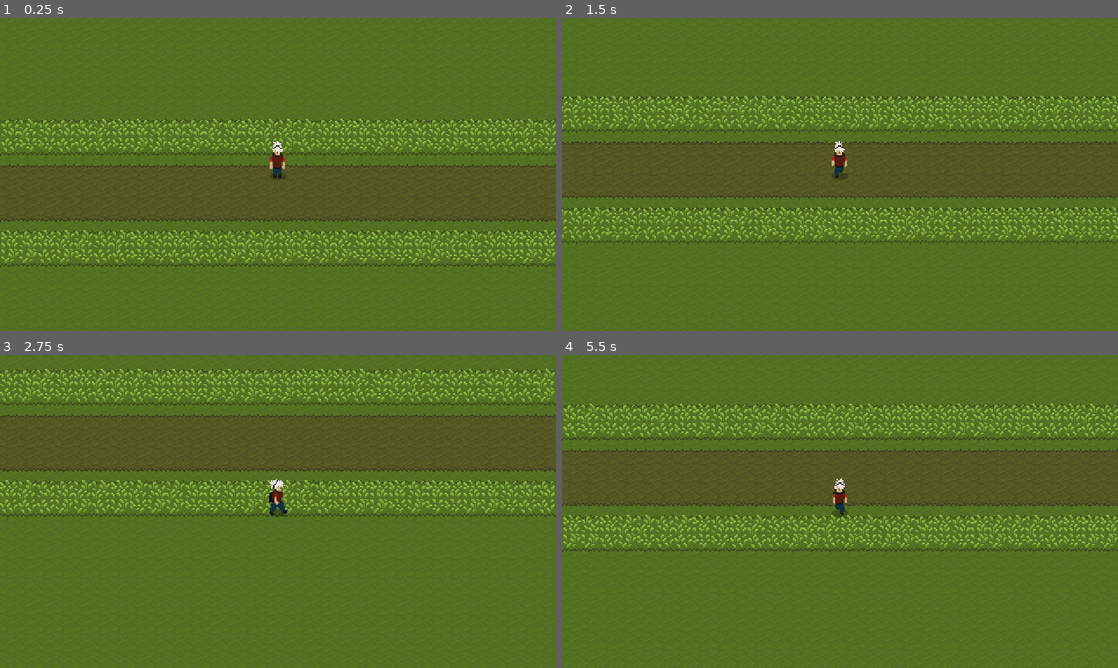
Above: before the commit, frames 1-4 (two rows, left to right).
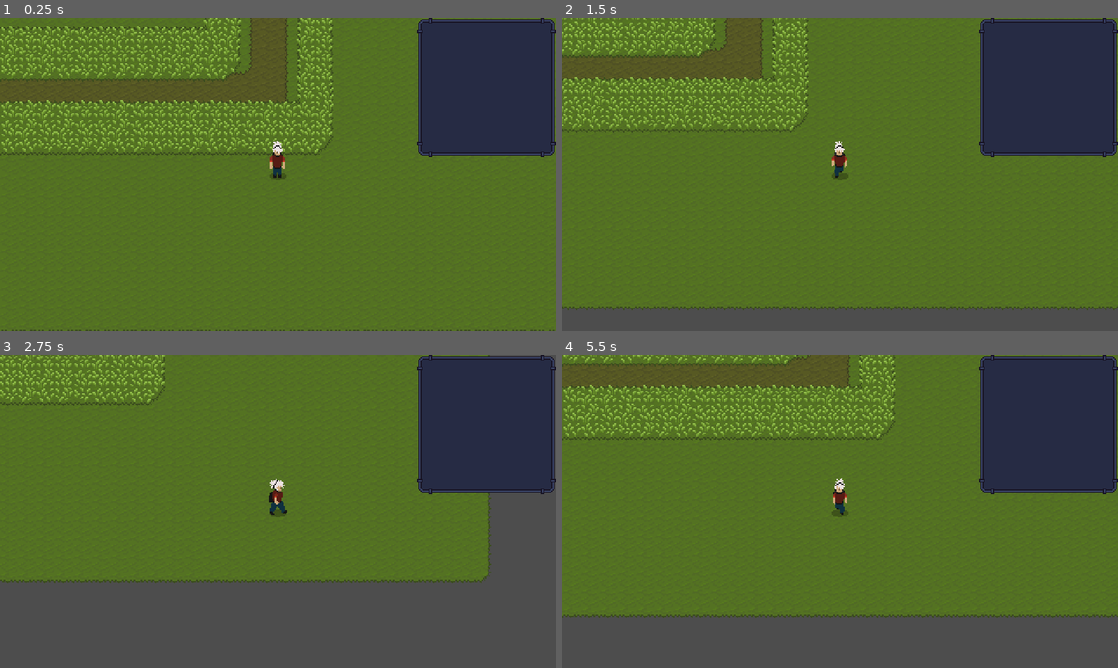
Above: after the commit, the same moments.

Repository: ivangoncharuk/DrawnToMagic
Game: Godot game, scene res://levels/game_level_1.tscn
Two runs of this game, one before a commit and one after it. Both use one fixed random seed, a clock stepped at 60 frames per second and the inputs below. This scene is started directly instead of the project's main scene.
Inputs (mouse positions are in pixels of both pictures, inside the frame that each line leads up to):
- Up to frame 1 (0.25 s): no input
- Up to frame 2 (1.5 s): tap Enter at 0.5 s; move the mouse to (962, 158) at 0.52 s; hold D (right) 0.53-1.28 s; click (962, 158) at 0.67 s; move the mouse to (728, 190) at 1.27 s; hold S (down) from 1.28 s (still down); click (728, 190) at 1.42 s
- Up to frame 3 (2.75 s): move the mouse to (333, 442) at 2.02 s; release S (down) at 2.03 s; hold D (right) from 2.03 s (still down); click (333, 442) at 2.17 s
- Up to frame 4 (5.5 s): move the mouse to (812, 574) at 2.77 s; release D (right) at 2.78 s; hold W (up) 2.78-3.53 s; click (812, 574) at 2.92 s; move the mouse to (1006, 558) at 3.52 s; hold A (left) 3.53-5.03 s; click (1006, 558) at 3.67 s; move the mouse to (673, 464) at 4.27 s; click (673, 464) at 4.42 s; move the mouse to (867, 511) at 5.02 s; hold S (down) from 5.03 s (still down); click (867, 511) at 5.17 s

The runs differ from the first frame. In frame 1, 44% of the frame differs, in the area x 0-100%, y 0-100%; in frame 2, 47%; in frame 3, 62%; in frame 4, 54%.

Commit message:
Added Drawing UI
Added logic so that the player can only draw within the drawing ui on the screen.
Fixes #6

Diff:
--- a/drawing.gd
+++ b/drawing.gd
@@ -1,23 +1,33 @@
 extends Control
 
-@export var line_width := 5
-@export var line_color := Color(1, 1, 1, 1)
+@export var line_width = 10
+@export var line_color = Color(1, 1, 1, 1)
 
-@onready var line : Line2D = %Line
+@onready var line : Line2D = $Line
+@onready var texture_rect : ReferenceRect = %ReferenceRect
 
-func _ready() -> void:
+func _ready():
 	line.width = line_width
 	line.default_color = line_color
 
-func _input(event):
+func _input(event: InputEvent):
 	if event is InputEventMouseButton:
 		if event.button_index == MOUSE_BUTTON_LEFT:
-			if event.is_pressed():
-				line.clear_points()
-				line.add_point(line.to_local(event.position))
-			else:
-				emit_signal("drawing_complete", line.get_points())
+			var local_position = _get_local_position(event.position)
+			if texture_rect.get_rect().has_point(local_position):
+				if event.is_pressed():
+					line.clear_points()
+					line.add_point(local_position)
+				else:
+					emit_signal("drawing_complete", line.get_points())
 
 	elif event is InputEventMouseMotion:
-		if event.get_button_mask() and MOUSE_BUTTON_MASK_LEFT:
-			line.add_point(line.to_local(event.position))
+		if event.get_button_mask() & MOUSE_BUTTON_MASK_LEFT:
+			var local_position = _get_local_position(event.position)
+			if texture_rect.get_rect().has_point(local_position):
+				line.add_point(local_position)
+
+func _get_local_position(event_position) -> Vector2:
+	var local_position = get_viewport().get_canvas_transform().affine_inverse().basis_xform(event_position)
+	local_position -= get_global_position()
+	return local_position
--- a/drawing.tscn
+++ b/drawing.tscn
@@ -13,7 +13,7 @@
 script = ExtResource("1_0lc6u")
 line_color = Color(0.584314, 0.839216, 0, 1)
 
-[node name="ColorRect" type="NinePatchRect" parent="."]
+[node name="NinePatchRect" type="NinePatchRect" parent="."]
 layout_mode = 1
 anchors_preset = 15
 anchor_right = 1.0
@@ -27,5 +27,18 @@
 patch_margin_right = 13
 patch_margin_bottom = 13
 
+[node name="ReferenceRect" type="ReferenceRect" parent="NinePatchRect"]
+unique_name_in_owner = true
+layout_mode = 1
+anchors_preset = 15
+anchor_right = 1.0
+anchor_bottom = 1.0
+offset_left = 10.0
+offset_top = 11.0
+offset_right = -5.0
+offset_bottom = -5.0
+grow_horizontal = 2
+grow_vertical = 2
+
 [node name="Line" type="Line2D" parent="."]
 unique_name_in_owner = true
--- a/levels/game_level_1.tscn
+++ b/levels/game_level_1.tscn
@@ -31,19 +31,26 @@
 layer_2/tile_data = PackedInt32Array(-131039, 65538, 10, -196575, 65538, 11, -131040, 65538, 13, -196576, 65538, 8, -13 …(10323 unchanged characters)…
 
 [node name="Camera2D" type="Camera2D" parent="."]
+position = Vector2(624, 400)
 
 [node name="Human" parent="." instance=ExtResource("2_hr57k")]
+position = Vector2(624, 400)
 
 [node name="RemoteTransform2D" type="RemoteTransform2D" parent="Human"]
 remote_path = NodePath("../../Camera2D")
 
-[node name="CanvasLayer" type="CanvasLayer" parent="."]
+[node name="UI" type="CanvasLayer" parent="."]
 
-[node name="Drawing" parent="CanvasLayer" instance=ExtResource("5_j06ew")]
-offset_left = -608.0
-offset_top = -368.0
-offset_right = -608.0
-offset_bottom = -368.0
+[node name="Drawing" parent="UI" instance=ExtResource("5_j06ew")]
+anchors_preset = 1
+anchor_left = 1.0
+anchor_bottom = 0.0
+offset_left = -120.0
+offset_bottom = 120.0
+grow_horizontal = 0
+grow_vertical = 1
+size_flags_horizontal = 4
+size_flags_vertical = 4
 
-[node name="Paused" parent="CanvasLayer" instance=ExtResource("4_h5tww")]
+[node name="Paused" parent="UI" instance=ExtResource("4_h5tww")]
 visible = false
